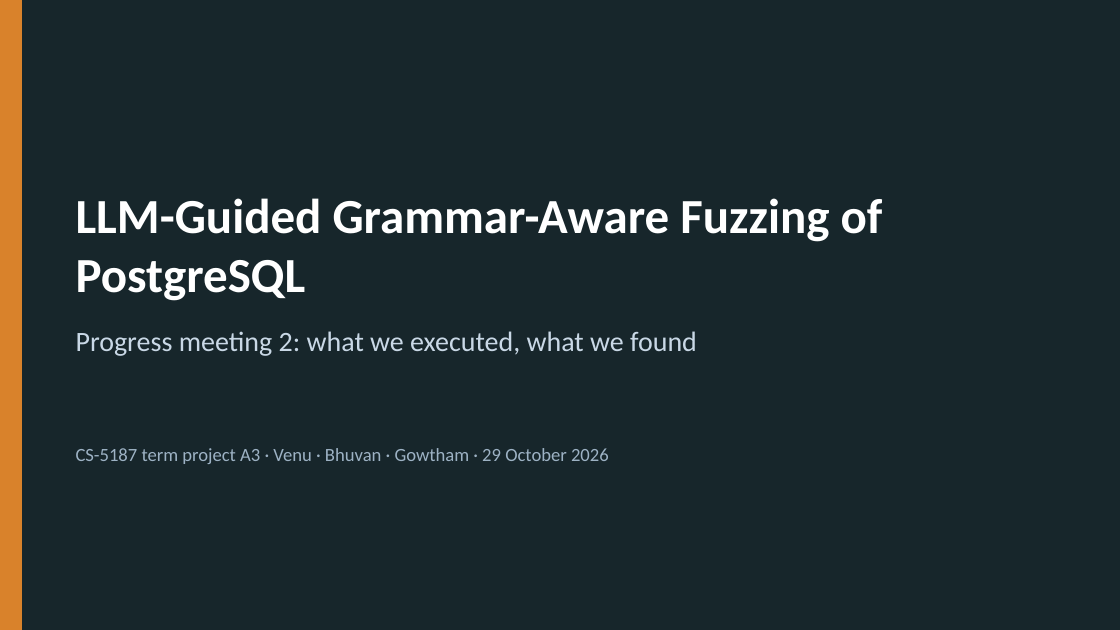
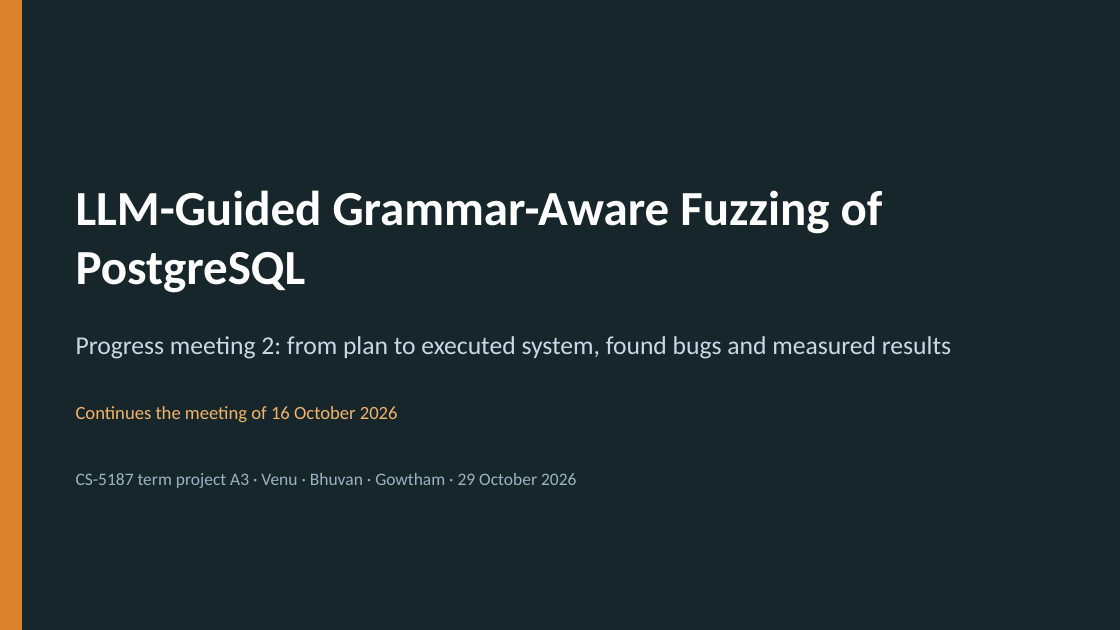
Before and after one commit to v28k/cs5187-term-project, a slide deck: slide 1 of docs/meeting2/deck/progress_meeting2.pptx. Drawn at 1120x630 pixels with LibreOffice and Linux fonts; fonts in the diff are those of the drawing. Boxes give left, top, right and bottom in pixels: in the first picture for what was removed or moved away, otherwise in the second. Text is boxed around its words. In the diff, an @@ line names an element or a change of style, - is before the commit and + after.

```diff
--- a/docs/meeting2/deck/progress_meeting2.pptx
+++ b/docs/meeting2/deck/progress_meeting2.pptx
@@ text "LLM-Guided Grammar-Aware Fuzzing of PostgreSQL": place and size @@
-text "LLM-Guided Grammar-Aware Fuzzing of PostgreSQL" at (76, 198, 883, 301)
+text "LLM-Guided Grammar-Aware Fuzzing of PostgreSQL" at (76, 190, 883, 293)
@@ text at (76, 336, 951, 359): text changed; size 24 to 22 pt @@
-Progress meeting 2: what we executed, what we found
+Progress meeting 2: from plan to executed system, found bugs and measured results
@@ text added at (76, 406, 398, 422), 16 pt, text #F2B36B @@
+Continues the meeting of 16 October 2026
@@ text "CS-5187 term project A3 · ...": place and size @@
-text "CS-5187 term project A3 · ..." at (76, 448, 609, 464)
+text "CS-5187 term project A3 · ..." at (76, 473, 576, 488)
@@ text "CS-5187 term project A3 · ..." at (76, 473, 576, 488): size 16 to 15 pt @@
```
Also in this commit, not shown: 10 other slides changed, 12 slides added, 7 slides removed, 6 other files.
